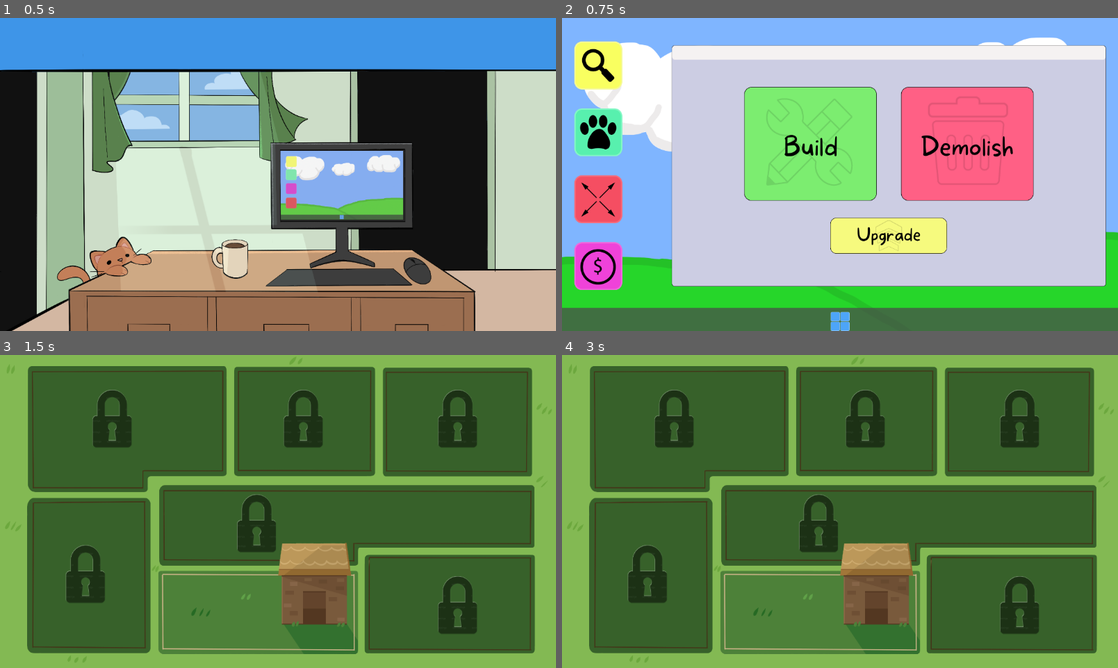
Above: before the commit, frames 1-4 (two rows, left to right).
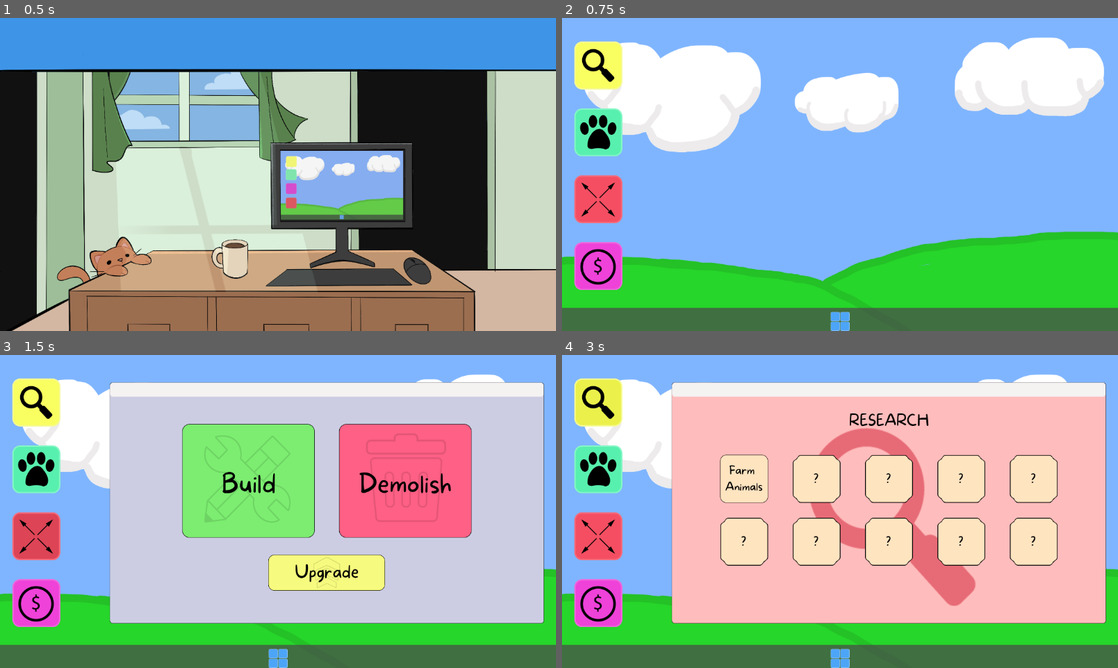
Above: after the commit, the same moments.

Repository: Gray-Alec58/gam-capstone
Game: Godot game, scene res://Scenes/office_scene.tscn
Two runs of this game, one before a commit and one after it. Both use one fixed random seed, a clock stepped at 60 frames per second and the inputs below.
Inputs (mouse positions are in pixels of both pictures, inside the frame that each line leads up to; where the layout moved, square brackets give the same spot in the first picture):
- Up to frame 1 (0.5 s): no input
- Up to frame 2 (0.75 s): tap Enter at 0.5 s; move the mouse to (906, 183) at 0.52 s; click (906, 183) at 0.67 s
- Up to frame 3 (1.5 s): click (38, 536) [250, 483] at 1.25 s
- Up to frame 4 (3 s): click (834, 605) at 2.02 s; click (600, 401) at 2.77 s

Frame 1 is identical in both runs. In frame 2, 59% of the frame differs, in the area x 19-98%, y 8-86%; in frame 3, 98%; in frame 4, 98%, in the area x 0-100%, y 0-100%.

Commit message:
map and building Ui imported

Diff:
--- /dev/null
+++ b/Scenes/Building_Ui.tscn
@@ -0,0 +1,98 @@
+[gd_scene format=3 uid="uid://cthr2a1esflqo"]
+
+[ext_resource type="Texture2D" uid="uid://3qdmnfiycv3u" path="res://Art/UI_Exports/BuildingScene/ExBuiIdTab.png" id="1_q41gs"]
+[ext_resource type="Texture2D" uid="uid://2r4dx8kbw3cj" path="res://Art/UI_Exports/BuildingScene/BuildSlotNorm.png" id="2_k6xkw"]
+[ext_resource type="Texture2D" uid="uid://b63niww63ix3x" path="res://Art/UI_Exports/BuildingScene/BuildSlotClick.png" id="3_r7usn"]
+[ext_resource type="Texture2D" uid="uid://b853dckij2b7o" path="res://Art/UI_Exports/BuildingScene/BuildSlotHover.png" id="4_c2wch"]
+
+[node name="BuildingUi" type="Control" unique_id=805416022]
+layout_mode = 3
+anchors_preset = 15
+anchor_right = 1.0
+anchor_bottom = 1.0
+grow_horizontal = 2
+grow_vertical = 2
+
+[node name="Background" type="Sprite2D" parent="." unique_id=450052982]
+position = Vector2(576.25, 324)
+scale = Vector2(0.6, 0.6)
+texture = ExtResource("1_q41gs")
+
+[node name="BuildSlotContainer" type="MarginContainer" parent="Background" unique_id=705368958]
+anchors_preset = 15
+anchor_right = 1.0
+anchor_bottom = 1.0
+offset_left = -960.0
+offset_top = -540.0
+offset_right = -960.0
+offset_bottom = -540.0
+grow_horizontal = 2
+grow_vertical = 2
+theme_override_constants/margin_left = 115
+theme_override_constants/margin_top = 200
+theme_override_constants/margin_right = 550
+theme_override_constants/margin_bottom = 50
+
+[node name="VBoxContainer" type="VBoxContainer" parent="Background/BuildSlotContainer" unique_id=1610967137]
+custom_minimum_size = Vector2(600, 0)
+layout_mode = 2
+size_flags_horizontal = 0
+theme_override_constants/separation = 2
+
+[node name="BuildSlot2TextB" type="TextureButton" parent="Background/BuildSlotContainer/VBoxContainer" unique_id=1649936295]
+layout_mode = 2
+size_flags_vertical = 3
+texture_normal = ExtResource("2_k6xkw")
+texture_pressed = ExtResource("3_r7usn")
+texture_hover = ExtResource("4_c2wch")
+ignore_texture_size = true
+stretch_mode = 4
+
+[node name="BuildSlot1TextB" type="TextureButton" parent="Background/BuildSlotContainer/VBoxContainer" unique_id=1005748416]
+layout_mode = 2
+size_flags_vertical = 3
+texture_normal = ExtResource("2_k6xkw")
+texture_pressed = ExtResource("3_r7usn")
+texture_hover = ExtResource("4_c2wch")
+ignore_texture_size = true
+stretch_mode = 4
+
+[node name="VBoxContainer2" type="VBoxContainer" parent="Background/BuildSlotContainer" unique_id=355344056]
+custom_minimum_size = Vector2(600, 0)
+layout_mode = 2
+size_flags_horizontal = 8
+theme_override_constants/separation = 2
+
+[node name="BuildSlot2TextB" type="TextureButton" parent="Background/BuildSlotContainer/VBoxContainer2" unique_id=473669941]
+layout_mode = 2
+size_flags_vertical = 3
+texture_normal = ExtResource("2_k6xkw")
+texture_pressed = ExtResource("3_r7usn")
+texture_hover = ExtResource("4_c2wch")
+ignore_texture_size = true
+stretch_mode = 4
+
+[node name="BuildSlot1TextB" type="TextureButton" parent="Background/BuildSlotContainer/VBoxContainer2" unique_id=599792423]
+layout_mode = 2
+size_flags_vertical = 3
+texture_normal = ExtResource("2_k6xkw")
+texture_pressed = ExtResource("3_r7usn")
+texture_hover = ExtResource("4_c2wch")
+ignore_texture_size = true
+stretch_mode = 4
+
+[node name="BuildtabContainer" type="MarginContainer" parent="Background" unique_id=747126346]
+anchors_preset = 11
+anchor_left = 1.0
+anchor_right = 1.0
+anchor_bottom = 1.0
+offset_left = -1428.75
+offset_top = -540.0
+offset_right = -960.0
+offset_bottom = -540.0
+grow_horizontal = 0
+grow_vertical = 2
+theme_override_constants/margin_left = 50
+theme_override_constants/margin_top = 100
+theme_override_constants/margin_right = 50
+theme_override_constants/margin_bottom = 100
--- /dev/null
+++ b/Scenes/Map_Scene.tscn
@@ -0,0 +1,35 @@
+[gd_scene format=3 uid="uid://crgu1urlvakw4"]
+
+[ext_resource type="Texture2D" uid="uid://d3vbaf18jbi6k" path="res://Art/UI_Exports/Map/MapBG.png" id="1_dj52n"]
+[ext_resource type="Script" uid="uid://jlg1pjebjsv6" path="res://Scenes/map_bg.gd" id="2_wphop"]
+[ext_resource type="Texture2D" uid="uid://bdxopu0c4746y" path="res://Art/UI_Exports/Map/StarterPlot.png" id="2_yvtcl"]
+[ext_resource type="Texture2D" uid="uid://fxfmmhaj8t07" path="res://Art/UI_Exports/Map/StarterPlotClick.png" id="3_wphop"]
+[ext_resource type="Texture2D" uid="uid://bgqwq4mwednog" path="res://Art/UI_Exports/Map/StarterPlotHover.png" id="4_jm3e7"]
+
+[node name="Map_Scene" type="Node2D" unique_id=1997719588]
+
+[node name="MapBG" type="Sprite2D" parent="." unique_id=601928638]
+position = Vector2(576.25, 324)
+scale = Vector2(0.6, 0.6)
+texture = ExtResource("1_dj52n")
+script = ExtResource("2_wphop")
+
+[node name="StarterPlotTextB" type="TextureButton" parent="MapBG" unique_id=1237425232]
+anchors_preset = 7
+anchor_left = 0.5
+anchor_top = 1.0
+anchor_right = 0.5
+anchor_bottom = 1.0
+offset_left = -1398.7499
+offset_top = -978.3334
+offset_right = -542.08325
+offset_bottom = -538.3334
+grow_horizontal = 2
+grow_vertical = 0
+texture_normal = ExtResource("2_yvtcl")
+texture_pressed = ExtResource("3_wphop")
+texture_hover = ExtResource("4_jm3e7")
+ignore_texture_size = true
+stretch_mode = 4
+
+[connection signal="pressed" from="MapBG/StarterPlotTextB" to="MapBG" method="_on_starter_plot_text_b_pressed"]
--- a/Scenes/Scripts/full_screen_container.gd
+++ b/Scenes/Scripts/full_screen_container.gd
@@ -43,4 +43,4 @@
 
 #When build button is pressed
 func _on_build_text_b_pressed() -> void:
-	get_tree().change_scene_to_file("res://Scenes/map_layout_scene.tscn")
+	get_tree().change_scene_to_file("res://Scenes/Map_Scene.tscn")
--- a/Scenes/computer_screen.tscn
+++ b/Scenes/computer_screen.tscn
@@ -643,6 +643,7 @@
 text = "No"
 
 [node name="ExpandWindow" type="MarginContainer" parent="FullScreenContainer" unique_id=1987274271]
+visible = false
 custom_minimum_size = Vector2(900, 500)
 layout_mode = 2
 size_flags_horizontal = 8
--- /dev/null
+++ b/Scenes/map_bg.gd
@@ -0,0 +1,15 @@
+extends Sprite2D
+
+
+# Called when the node enters the scene tree for the first time.
+func _ready() -> void:
+	pass # Replace with function body.
+
+
+# Called every frame. 'delta' is the elapsed time since the previous frame.
+func _process(delta: float) -> void:
+	pass
+
+
+func _on_starter_plot_text_b_pressed() -> void:
+	get_tree().change_scene_to_file("res://Scenes/Building_Ui.tscn")
--- a/Scenes/map_layout_scene.tscn
+++ /dev/null
@@ -1,31 +0,0 @@
-[gd_scene format=3 uid="uid://crgu1urlvakw4"]
-
-[ext_resource type="Texture2D" uid="uid://d3vbaf18jbi6k" path="res://Art/UI_Exports/Map/MapBG.png" id="1_7duho"]
-[ext_resource type="Texture2D" uid="uid://bdxopu0c4746y" path="res://Art/UI_Exports/Map/StarterPlot.png" id="2_u7qk0"]
-[ext_resource type="Texture2D" uid="uid://fxfmmhaj8t07" path="res://Art/UI_Exports/Map/StarterPlotClick.png" id="3_c1ti1"]
-[ext_resource type="Texture2D" uid="uid://bgqwq4mwednog" path="res://Art/UI_Exports/Map/StarterPlotHover.png" id="4_en0lh"]
-
-[node name="MapLayoutScene" type="Node2D" unique_id=1997719588]
-
-[node name="Sprite2D" type="Sprite2D" parent="." unique_id=601928638]
-position = Vector2(576.25, 324)
-scale = Vector2(0.6, 0.6)
-texture = ExtResource("1_7duho")
-
-[node name="StarterPlotTextB" type="TextureButton" parent="Sprite2D" unique_id=1237425232]
-anchors_preset = 7
-anchor_left = 0.5
-anchor_top = 1.0
-anchor_right = 0.5
-anchor_bottom = 1.0
-offset_left = -1398.7499
-offset_top = -978.3334
-offset_right = -542.08325
-offset_bottom = -538.3334
-grow_horizontal = 2
-grow_vertical = 0
-texture_normal = ExtResource("2_u7qk0")
-texture_pressed = ExtResource("3_c1ti1")
-texture_hover = ExtResource("4_en0lh")
-ignore_texture_size = true
-stretch_mode = 4
Binary file added: Art/UI_Exports/BuildingScene/BuildItemClick.png
Not shown, added: Art/UI_Exports/BuildingScene/BuildItemClick.png.import
Binary file added: Art/UI_Exports/BuildingScene/BuildItemHover.png
Not shown, added: Art/UI_Exports/BuildingScene/BuildItemHover.png.import
Binary file added: Art/UI_Exports/BuildingScene/BuildItemNorm.png
Not shown, added: Art/UI_Exports/BuildingScene/BuildItemNorm.png.import
Binary file added: Art/UI_Exports/BuildingScene/BuildSlotClick.png
Not shown, added: Art/UI_Exports/BuildingScene/BuildSlotClick.png.import
Binary file added: Art/UI_Exports/BuildingScene/BuildSlotHover.png
Not shown, added: Art/UI_Exports/BuildingScene/BuildSlotHover.png.import
Binary file added: Art/UI_Exports/BuildingScene/BuildSlotNorm.png
Not shown, added: Art/UI_Exports/BuildingScene/BuildSlotNorm.png.import
(and 10 more such lines)
